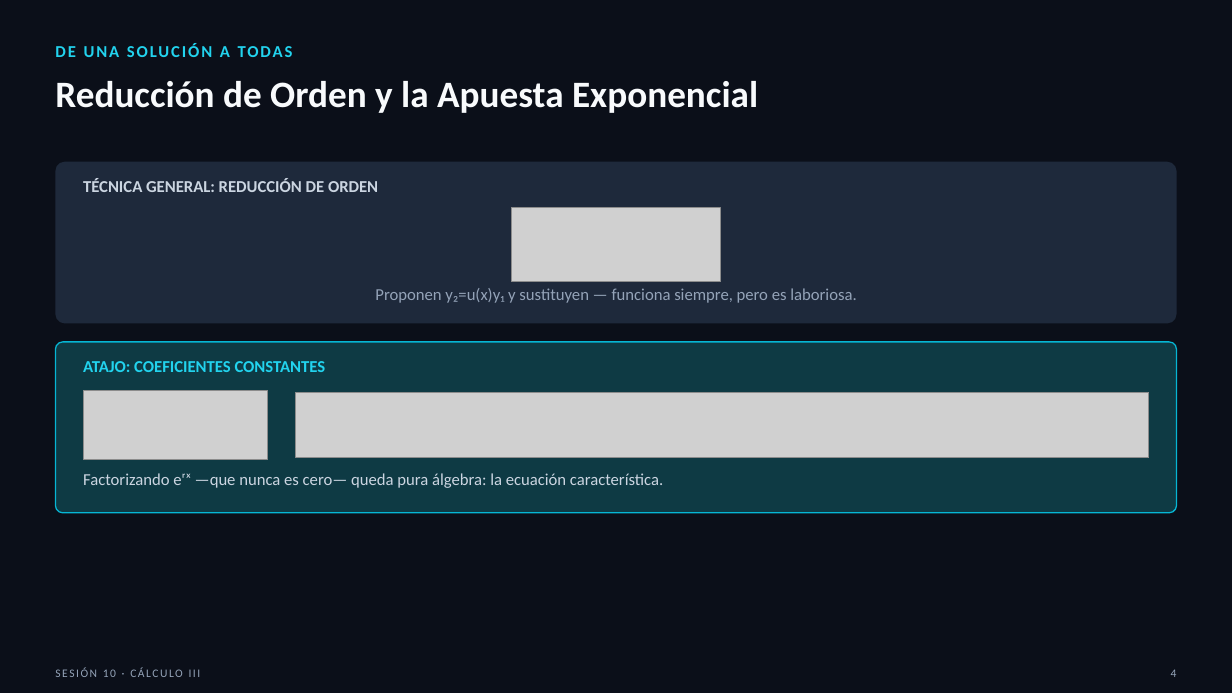
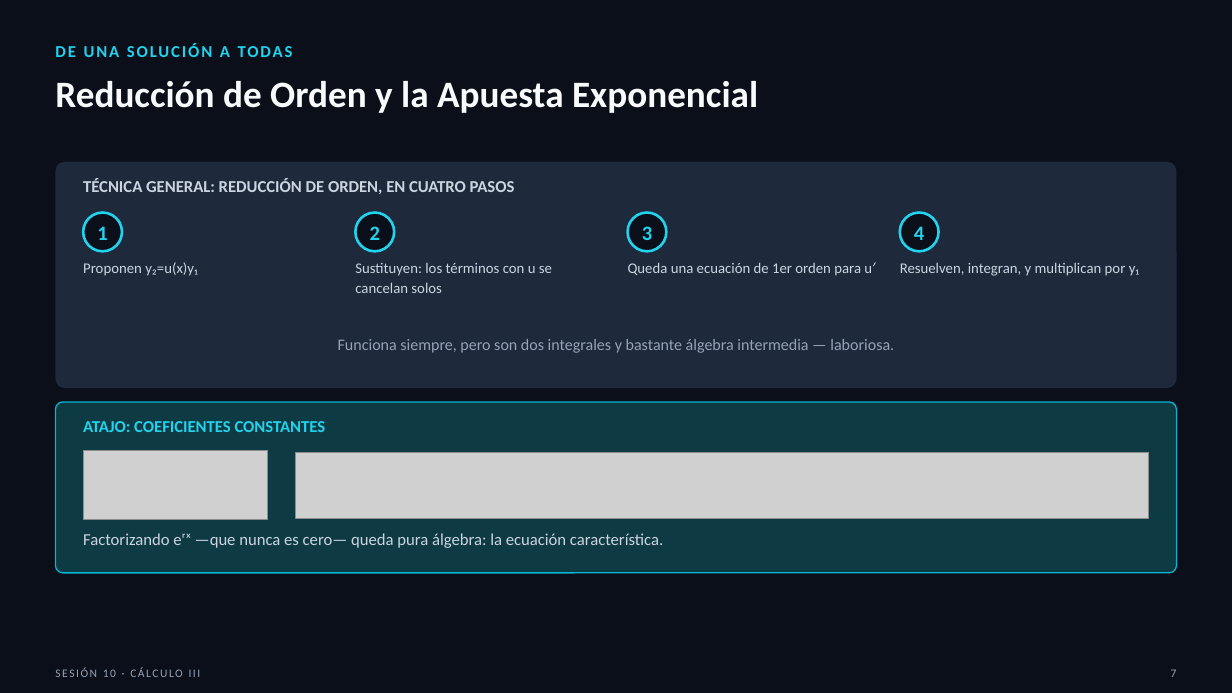
Before and after one commit to SernaEd/FirmsSimulationClass, a slide deck: slide 7 of sesion10/Sesion10_Metodos_de_Solucion.pptx (slide 4 before the commit). Drawn at 1232x693 pixels with LibreOffice and Linux fonts; fonts in the diff are those of the drawing; grey boxes stand for pictures. Boxes give left, top, right and bottom in pixels: in the first picture for what was removed or moved away, otherwise in the second. Text is boxed around its words. In the diff, an @@ line names an element or a change of style, - is before the commit and + after.

```diff
--- a/sesion10/Sesion10_Metodos_de_Solucion.pptx
+++ b/sesion10/Sesion10_Metodos_de_Solucion.pptx
@@ rounded rectangle: place and size @@
-rounded rectangle at box(55, 162, 1177, 323)
+rounded rectangle at box(55, 162, 1177, 388)
@@ rounded rectangle at box(55, 162, 1177, 388): proportions changed @@
@@ text at box(83, 178, 515, 194): text changed @@
-TÉCNICA GENERAL: REDUCCIÓN DE ORDEN
+TÉCNICA GENERAL: REDUCCIÓN DE ORDEN, EN CUATRO PASOS
@@ picture removed at box(511, 208, 720, 282) @@
@@ ellipse added at box(83, 213, 122, 251), fill #0B0F19, outline #22D3EE 2 pt @@
@@ text added at box(97, 226, 107, 240), 16 pt, text #22D3EE, bold @@
+1
@@ ellipse added at box(356, 213, 395, 251), fill #0B0F19, outline #22D3EE 2 pt @@
@@ text added at box(370, 226, 380, 240), 16 pt, text #22D3EE, bold @@
+2
@@ ellipse added at box(628, 213, 666, 251), fill #0B0F19, outline #22D3EE 2 pt @@
@@ text added at box(642, 226, 652, 240), 16 pt, text #22D3EE, bold @@
+3
@@ text "4": place and size @@
-text "4" at box(1171, 669, 1177, 677)
+text "4" at box(914, 226, 924, 240)
@@ text "4" at box(914, 226, 924, 240): size 9 to 16 pt, text colour #94A3B8 to #22D3EE, bold on; alignment right to centre @@
@@ ellipse added at box(900, 213, 939, 251), fill #0B0F19, outline #22D3EE 2 pt @@
@@ text at box(83, 262, 197, 276): text changed; size 13 to 11.5 pt; text colour #94A3B8 to #CBD5E1 @@
-Proponen y₂=u(x)y₁ y sustituyen — funciona siempre, pero es laboriosa.
+Proponen y₂=u(x)y₁
@@ text added at box(355, 263, 552, 293), 11.5 pt, text #CBD5E1 @@
+Sustituyen: los términos con u se cancelan solos
@@ text added at box(628, 262, 875, 276), 11.5 pt, text #CBD5E1 @@
+Queda una ecuación de 1er orden para u′
@@ text added at box(900, 262, 1139, 276), 11.5 pt, text #CBD5E1 @@
+Resuelven, integran, y multiplican por y₁
@@ text added at box(338, 339, 894, 353), 12.5 pt, text #94A3B8 @@
+Funciona siempre, pero son dos integrales y bastante álgebra intermedia — laboriosa.
@@ 2 pictures, 2 texts, 1 rounded rectangle: place and size @@
-2 pictures, 2 texts, 1 rounded rectangle at box(55, 342, 1177, 513)
+2 pictures, 2 texts, 1 rounded rectangle at box(55, 402, 1177, 573)
@@ text added at box(1171, 669, 1177, 677), 9 pt, text #94A3B8 @@
+7
```
Also in this commit, not shown: 15 other slides changed, 9 slides added, 2 other files.
